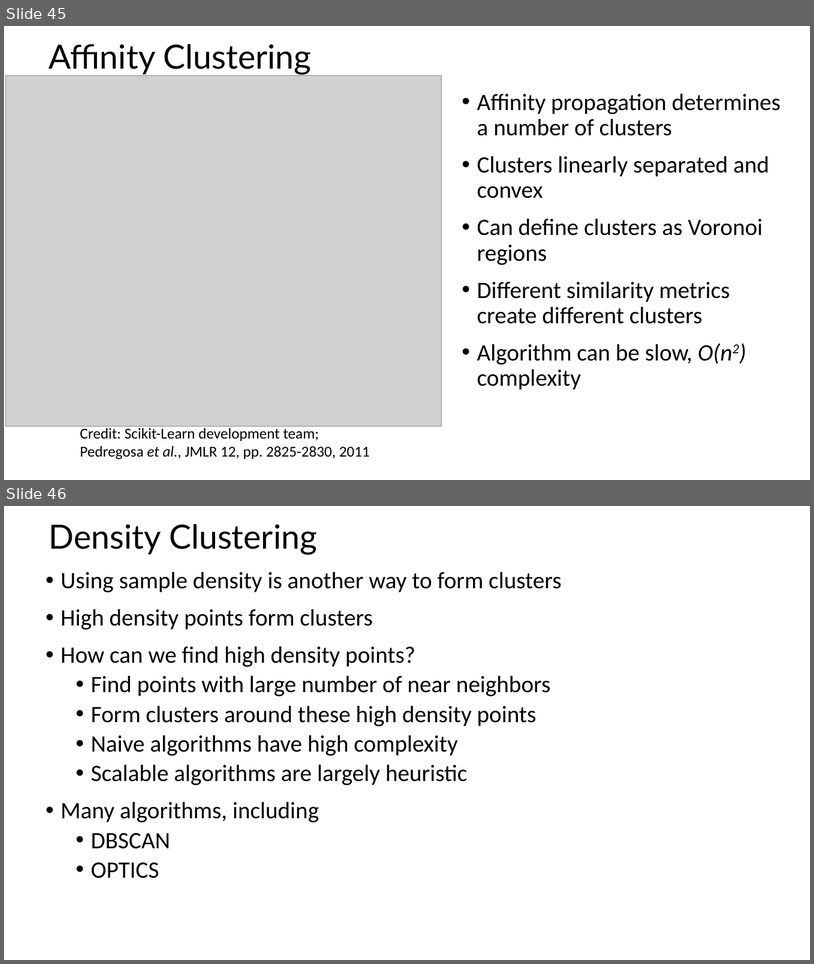
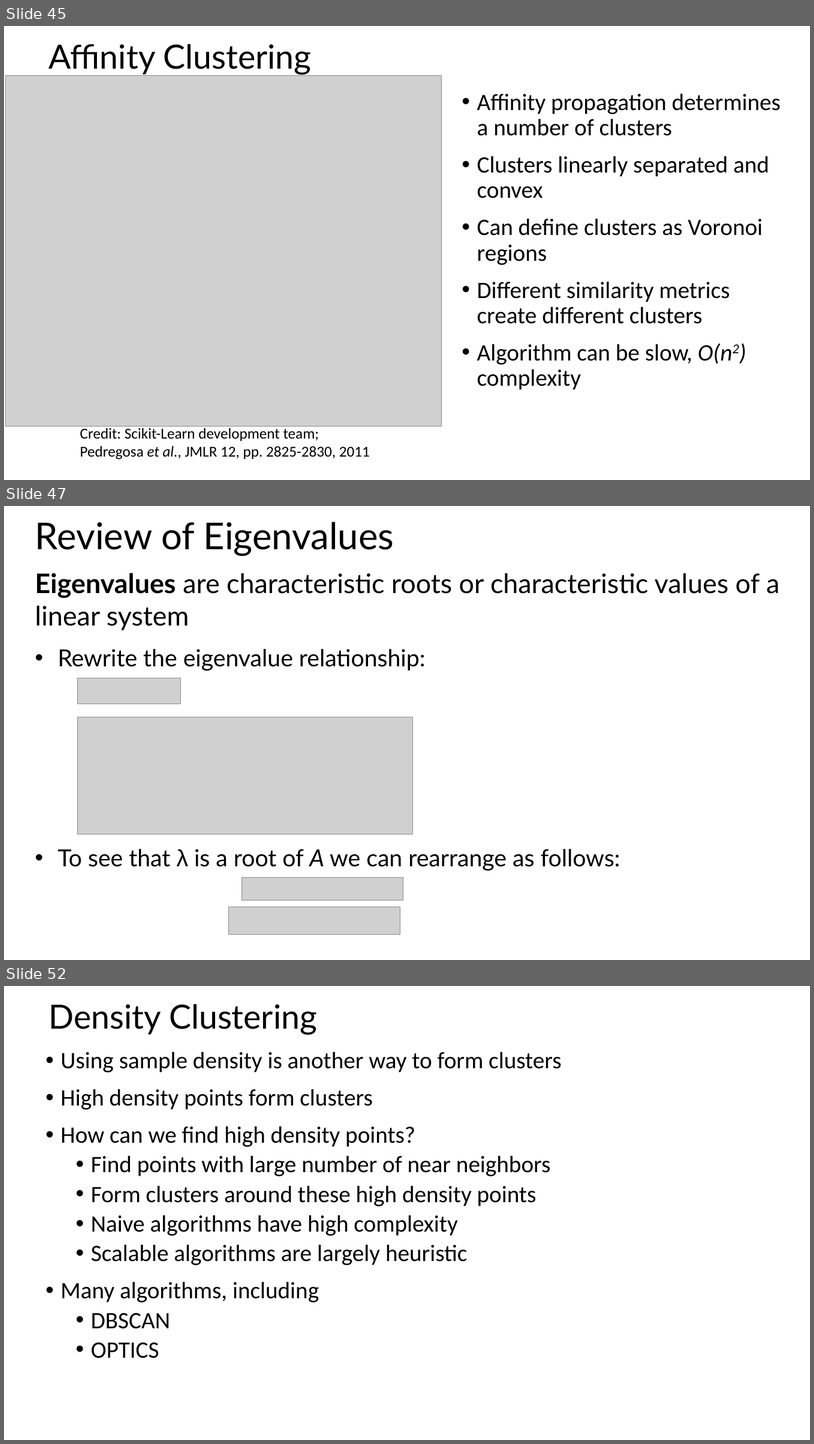
Before and after one commit to StephenElston/CSCI-E-108, a slide deck: slides/6_IntroductionToClustering.pptx. Shown one above the other, each under a label of ours: slides 45 and 46 before the commit, slides 45, 47 and 52 after it; the slides between them are not shown. The pictures are 814x964 and 814x1444 pixels, drawn with LibreOffice and Linux fonts; fonts in the diff are those of the drawing; grey boxes stand for pictures. Boxes give left, top, right and bottom in pixels: in the first picture for what was removed or moved away, otherwise in the second. Text is boxed around its words. In the diff, an @@ line names an element or a change of style, - is before the commit and + after.

```diff
--- a/slides/6_IntroductionToClustering.pptx
+++ b/slides/6_IntroductionToClustering.pptx
@@ slide 47 added at [4,506,810,960], background #FFFFFF @@
@@ title added at [35,522,395,556], 44 pt, text #000000 @@
+Review of Eigenvalues
@@ text added at [35,573,780,870], 28 pt, text #000000 @@
+Eigenvalues are characteristic roots or characteristic values of a linear system
+• Rewrite the eigenvalue relationship:
+• To see that λ is a root of A we can rearrange as follows:
@@ picture added at [78,678,180,705] @@
@@ picture added at [78,717,413,834] @@
@@ picture added at [242,877,404,900] @@
@@ picture added at [228,906,400,934] @@
@@ what was slide 46 is now slide 52 @@
```
Also in this commit, not shown: 1 slide changed, 5 other slides added.
